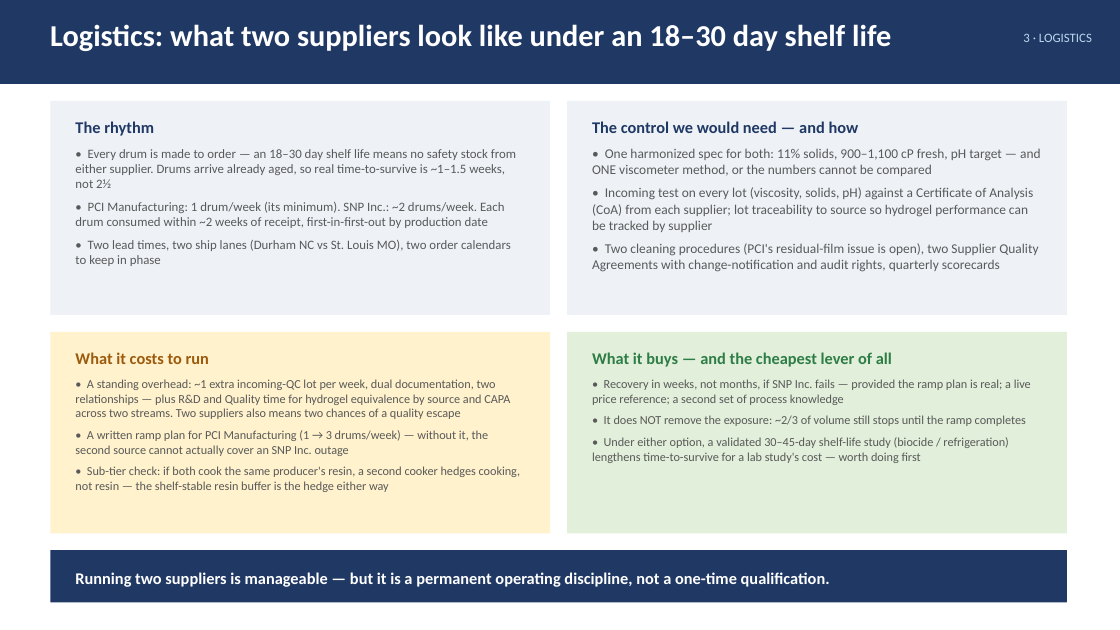
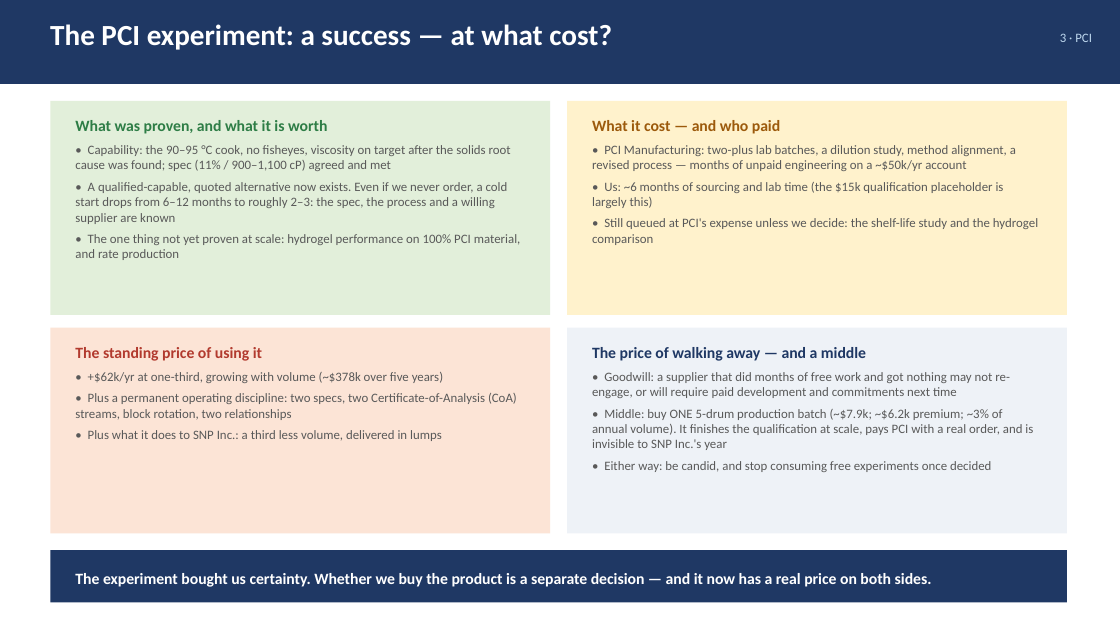
Before and after one commit to naviero1/Claude-Works, a slide deck: slide 6 of PVA second supplier initiative/PVA_Second_Supplier_Leadership_Deck.pptx. Drawn at 1120x630 pixels with LibreOffice and Linux fonts; fonts in the diff are those of the drawing. Boxes give left, top, right and bottom in pixels: in the first picture for what was removed or moved away, otherwise in the second. Text is boxed around its words. In the diff, an @@ line names an element or a change of style, - is before the commit and + after.

```diff
--- a/PVA second supplier initiative/PVA_Second_Supplier_Leadership_Deck.pptx
+++ b/PVA second supplier initiative/PVA_Second_Supplier_Leadership_Deck.pptx
@@ text at (50, 24, 612, 50): text changed; size 26 to 25 pt @@
-Logistics: what two suppliers look like under an 18–30 day shelf life
+The PCI experiment: a success — at what cost?
@@ text at (1060, 33, 1092, 42): text changed @@
-3 · LOGISTICS
+3 · PCI
@@ rectangle at (50, 101, 550, 315): fill #EEF2F7 to #E2EFDA @@
@@ rectangle at (567, 101, 1067, 315): fill #EEF2F7 to #FFF2CC @@
@@ text at (75, 120, 521, 260): text changed @@
-The rhythm
-• Every drum is made to order — an 18–30 day shelf life means no safety stock from either supplier. Drums arrive already aged, so real time-to-survive is ~1–1.5 weeks, not 2½
-• PCI Manufacturing: 1 drum/week (its minimum). SNP Inc.: ~2 drums/week. Each drum consumed within ~2 weeks of receipt, first-in-first-out by production date
-• Two lead times, two ship lanes (Durham NC vs St. Louis MO), two order calendars to keep in phase
+What was proven, and what it is worth
+• Capability: the 90–95 °C cook, no fisheyes, viscosity on target after the solids root cause was found; spec (11% / 900–1,100 cP) agreed and met
+• A qualified-capable, quoted alternative now exists. Even if we never order, a cold start drops from 6–12 months to roughly 2–3: the spec, the process and a willing supplier are known
+• The one thing not yet proven at scale: hydrogel performance on 100% PCI material, and rate production
@@ text at (592, 120, 1038, 245): text changed; size 11.5 to 11 pt @@
-The control we would need — and how
-• One harmonized spec for both: 11% solids, 900–1,100 cP fresh, pH target — and ONE viscometer method, or the numbers cannot be compared
-• Incoming test on every lot (viscosity, solids, pH) against a Certificate of Analysis (CoA) from each supplier; lot traceability to source so hydrogel performance can be tracked by supplier
-• Two cleaning procedures (PCI's residual-film issue is open), two Supplier Quality Agreements with change-notification and audit rights, quarterly scorecards
+What it cost — and who paid
+• PCI Manufacturing: two-plus lab batches, a dilution study, method alignment, a revised process — months of unpaid engineering on a ~$50k/yr account
+• Us: ~6 months of sourcing and lab time (the $15k qualification placeholder is largely this)
+• Still queued at PCI's expense unless we decide: the shelf-life study and the hydrogel comparison
@@ rectangle: place and size @@
-rectangle at (50, 332, 550, 534)
+rectangle at (50, 328, 550, 534)
@@ rectangle at (50, 328, 550, 534): fill #FFF2CC to #FCE4D6 @@
@@ rectangle: place and size @@
-rectangle at (567, 332, 1067, 534)
+rectangle at (567, 328, 1067, 534)
@@ rectangle at (567, 328, 1067, 534): fill #E2EFDA to #EEF2F7 @@
@@ text at (75, 347, 517, 441): text changed; size 10.5 to 11 pt @@
-What it costs to run
-• A standing overhead: ~1 extra incoming-QC lot per week, dual documentation, two relationships — plus R&D and Quality time for hydrogel equivalence by source and CAPA across two streams. Two suppliers also means two chances of a quality escape
-• A written ramp plan for PCI Manufacturing (1 → 3 drums/week) — without it, the second source cannot actually cover an SNP Inc. outage
-• Sub-tier check: if both cook the same producer's resin, a second cooker hedges cooking, not resin — the shelf-stable resin buffer is the hedge either way
+The standing price of using it
+• +$62k/yr at one-third, growing with volume (~$378k over five years)
+• Plus a permanent operating discipline: two specs, two Certificate-of-Analysis (CoA) streams, block rotation, two relationships
+• Plus what it does to SNP Inc.: a third less volume, delivered in lumps
@@ text at (592, 347, 1033, 472): text changed; size 10.5 to 11 pt @@
-What it buys — and the cheapest lever of all
-• Recovery in weeks, not months, if SNP Inc. fails — provided the ramp plan is real; a live price reference; a second set of process knowledge
-• It does NOT remove the exposure: ~2/3 of volume still stops until the ramp completes
-• Under either option, a validated 30–45-day shelf-life study (biocide / refrigeration) lengthens time-to-survive for a lab study's cost — worth doing first
+The price of walking away — and a middle
+• Goodwill: a supplier that did months of free work and got nothing may not re-engage, or will require paid development and commitments next time
+• Middle: buy ONE 5-drum production batch (~$7.9k; ~$6.2k premium; ~3% of annual volume). It finishes the qualification at scale, pays PCI with a real order, and is invisible to SNP Inc.'s year
+• Either way: be candid, and stop consuming free experiments once decided
@@ text at (75, 573, 932, 587): text changed; size 14 to 13.5 pt @@
-Running two suppliers is manageable — but it is a permanent operating discipline, not a one-time qualification.
+The experiment bought us certainty. Whether we buy the product is a separate decision — and it now has a real price on both sides.
```
Also in this commit, not shown: 5 other slides changed, 5 slides added, 3 slides removed, 5 other files.
